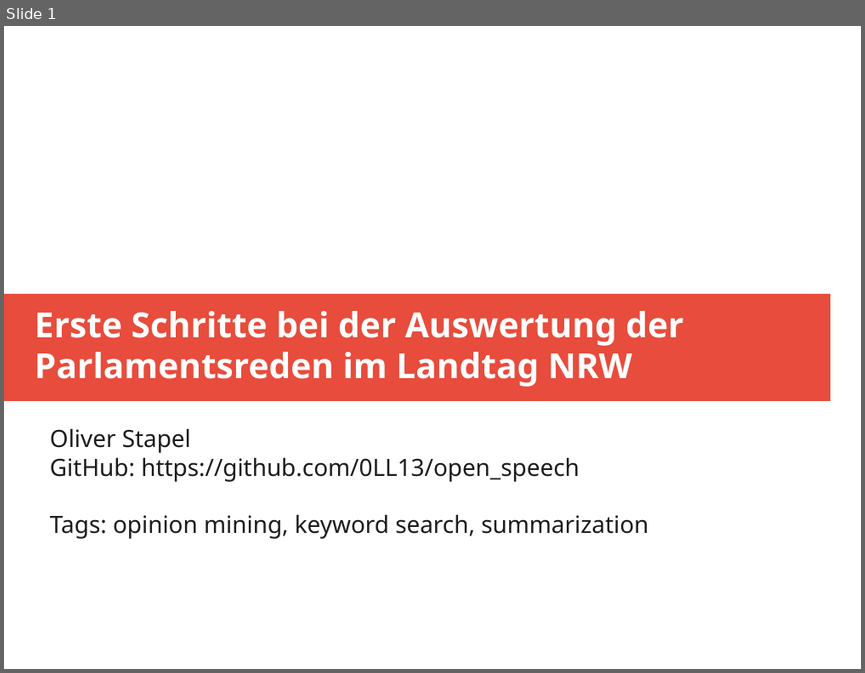
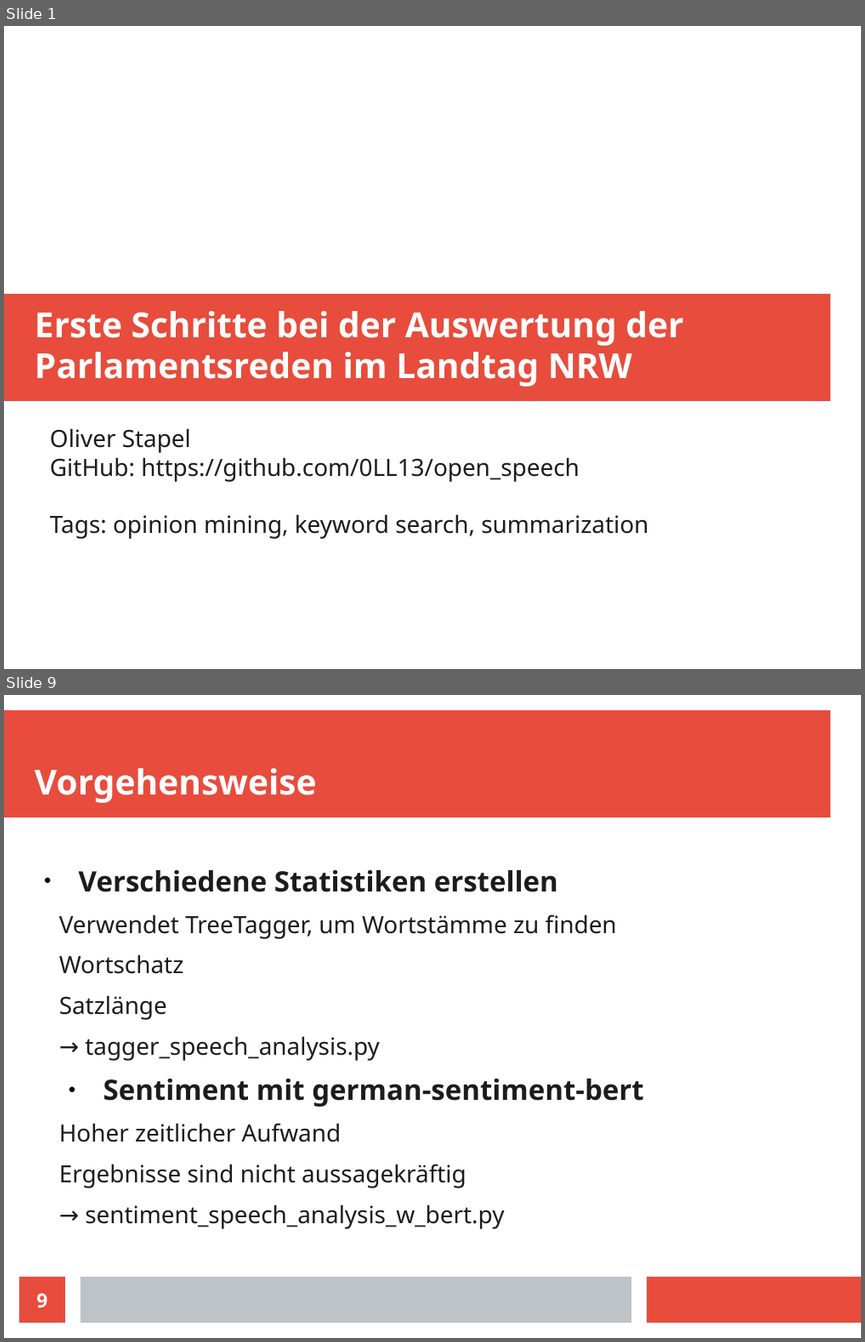
Before and after one commit to 0LL13/open_speech, a slide deck: speech_analysis.odp. Shown one above the other, each under a label of ours: slide 1 before the commit, slides 1 and 9 after it; the slides between them are not shown. The pictures are 865x673 and 865x1342 pixels, drawn with LibreOffice and Linux fonts; fonts in the diff are those of the drawing. Boxes give left, top, right and bottom in pixels: in the first picture for what was removed or moved away, otherwise in the second. Text is boxed around its words. In the diff, an @@ line names an element or a change of style, - is before the commit and + after.

```diff
--- a/speech_analysis.odp
+++ b/speech_analysis.odp
@@ slide 9 added at <box>4,695,861,1338</box>, background #FFFFFF @@
@@ rectangle added at <box>4,710,830,818</box>, fill #E74C3C @@
@@ title added at <box>35,768,317,803</box>, 32 pt, text #FFFFFF, bold @@
+Vorgehensweise
@@ text added at <box>59,870,643,1229</box>, 22 pt, text #1C1C1C @@
+● Verschiedene Statistiken erstellen
+  Verwendet TreeTagger, um Wortstämme zu finden
+  Wortschatz
+  Satzlänge
+  → tagger_speech_analysis.py
+● Sentiment mit german-sentiment-bert
+  Hoher zeitlicher Aufwand
+  Ergebnisse sind nicht aussagekräftig
+  → sentiment_speech_analysis_w_bert.py
@@ page number added at <box>19,1276,65,1322</box>, fill #E74C3C, 18 pt, text #FFFFFF, bold @@
+9
@@ rectangle added at <box>80,1276,631,1322</box>, fill #BDC3C7 @@
@@ rectangle added at <box>647,1276,861,1322</box>, fill #E74C3C @@
```
Also in this commit, not shown: 2 slides changed, 7 other slides added, 5 other files.
